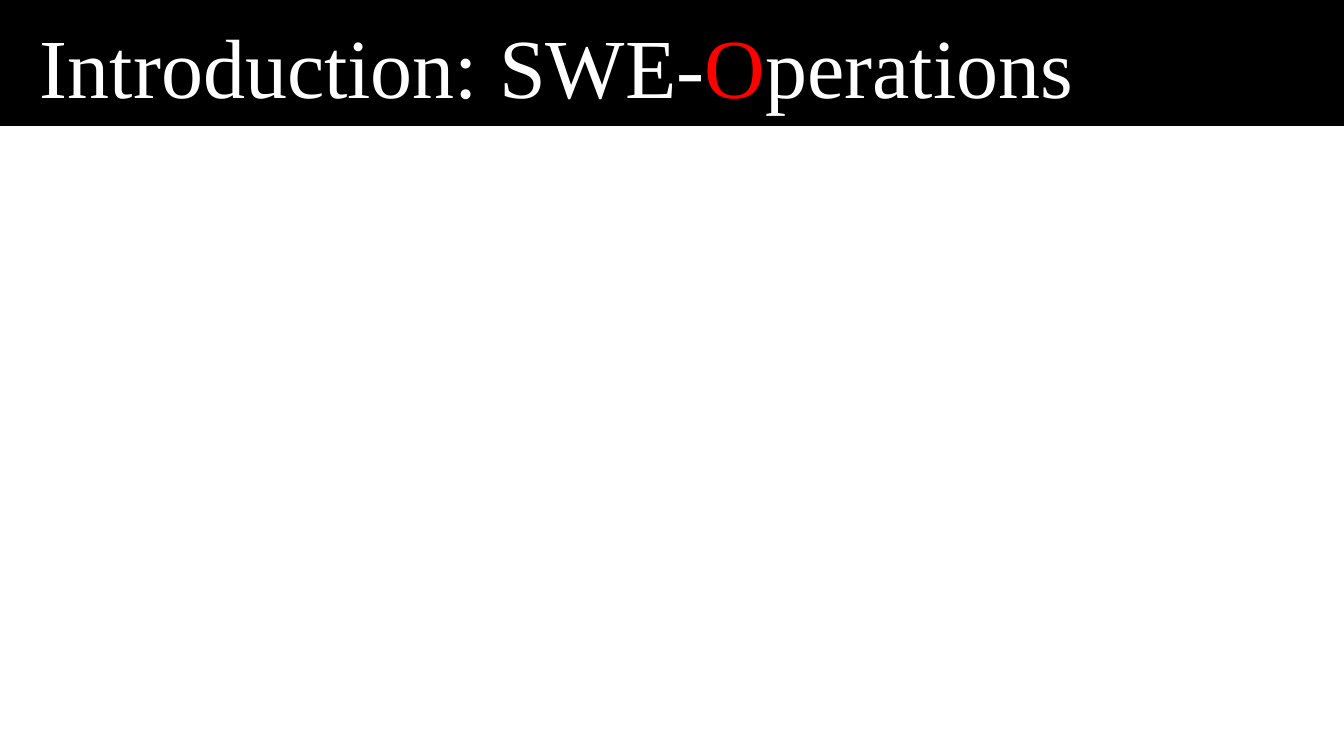
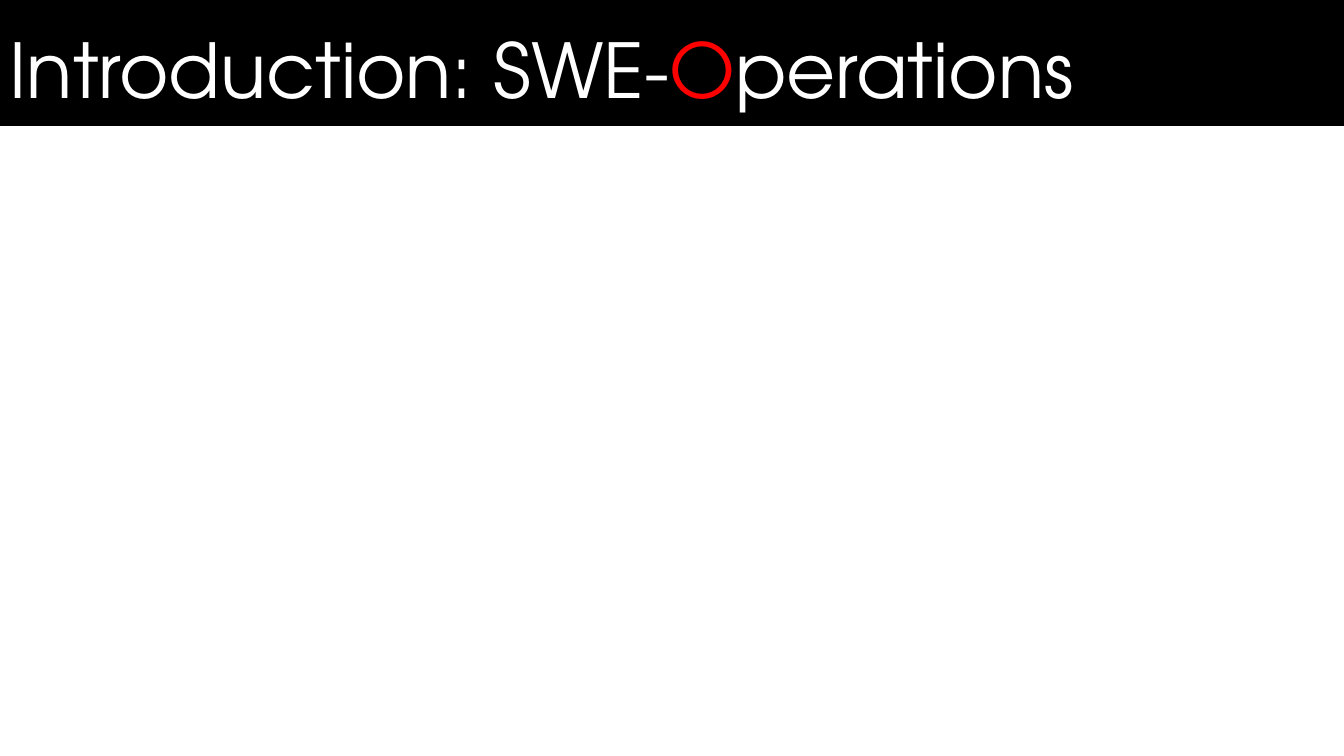
Before and after one commit to bhavyabatra/SWEN_Dynamo, a slide deck: slide 4 of Documentation/Master's Defense Presentation.pptx. Drawn at 1344x756 pixels with LibreOffice and Linux fonts; fonts in the diff are those of the drawing; background and template pictures are left out. Boxes give left, top, right and bottom in pixels: in the first picture for what was removed or moved away, otherwise in the second. Text is boxed around its words. In the diff, an @@ line names an element or a change of style, - is before the commit and + after.

```diff
--- a/Documentation/Master's Defense Presentation.pptx
+++ b/Documentation/Master's Defense Presentation.pptx
@@ text "Introduction: SWE-Operations": place and size @@
-text "Introduction: SWE-Operations" at <box>40,39,1073,114</box>
+text "Introduction: SWE-Operations" at <box>10,41,1074,133</box>
@@ text "Introduction: SWE-Operations" at <box>10,41,1074,133</box>: size 60 to 54 pt, font Times New Roman to TeX Gyre Adventor @@
```
Also in this commit, not shown: 11 other slides changed, 10 slides added, 17 slides removed.
